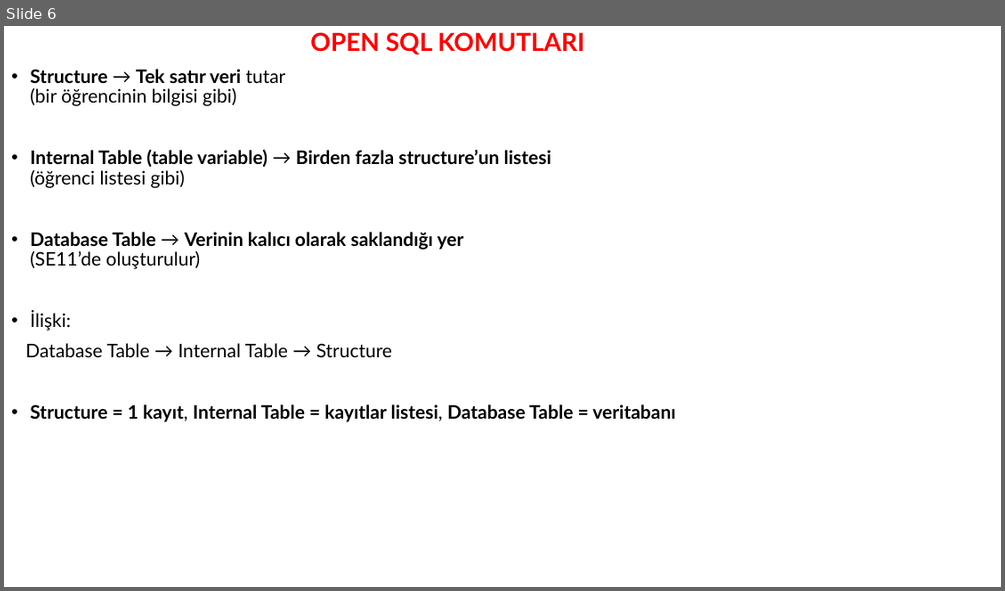
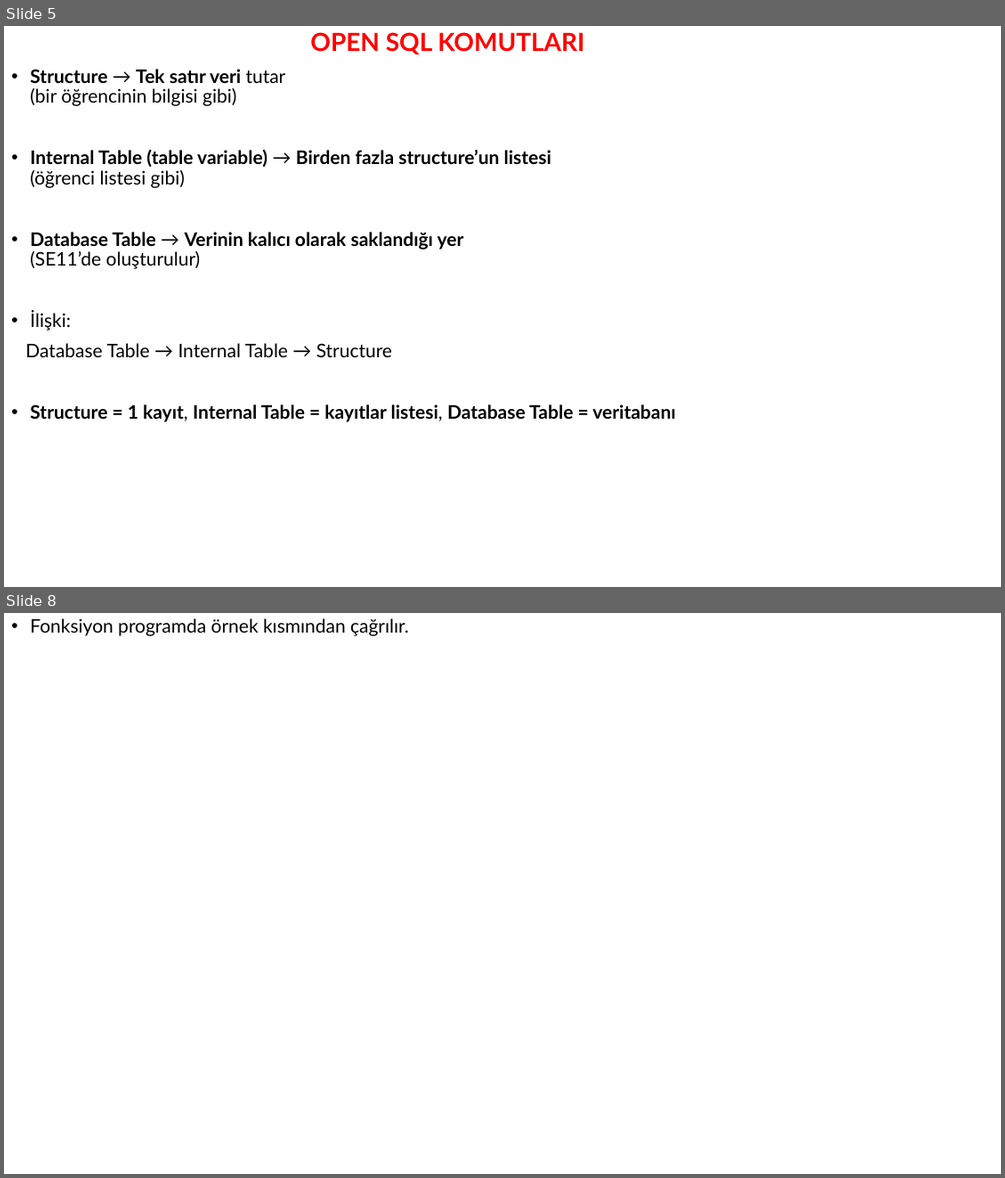
Before and after one commit to zeynepgltn/SAP-ABAP, a slide deck: Tanımlar.pptx. Shown one above the other, each under a label of ours: slide 6 before the commit, slides 5 and 8 after it; the slides between them are not shown. The pictures are 1005x591 and 1005x1178 pixels, drawn with LibreOffice and Linux fonts; fonts in the diff are those of the drawing. Boxes give left, top, right and bottom in pixels: in the first picture for what was removed or moved away, otherwise in the second. Text is boxed around its words. In the diff, an @@ line names an element or a change of style, - is before the commit and + after.

```diff
--- a/Tanımlar.pptx
+++ b/Tanımlar.pptx
@@ slide 8 added at (x1=4, y1=613, x2=1001, y2=1174), background #FFFFFF @@
@@ text added at (x1=30, y1=618, x2=409, y2=636), 18 pt, text #000000 @@
+• Fonksiyon programda örnek kısmından çağrılır.
@@ what was slide 6 is now slide 5 @@
```
Also in this commit, not shown: 2 slides changed, 4 other slides added, 9 other files.
